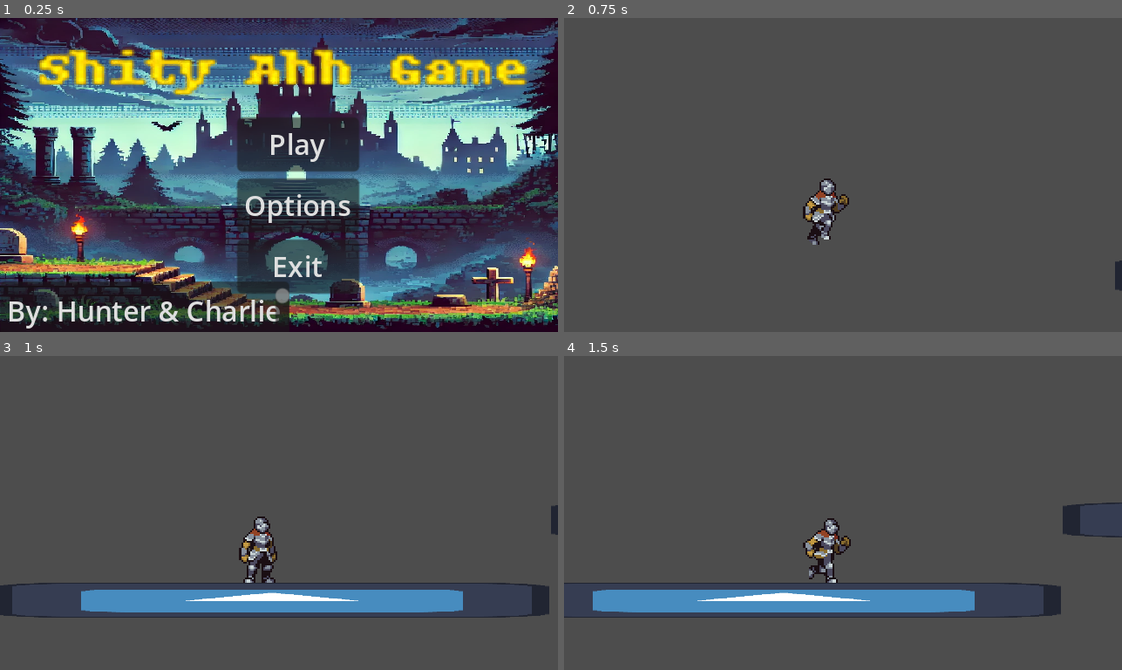
Above: before the commit, frames 1-4 (two rows, left to right).
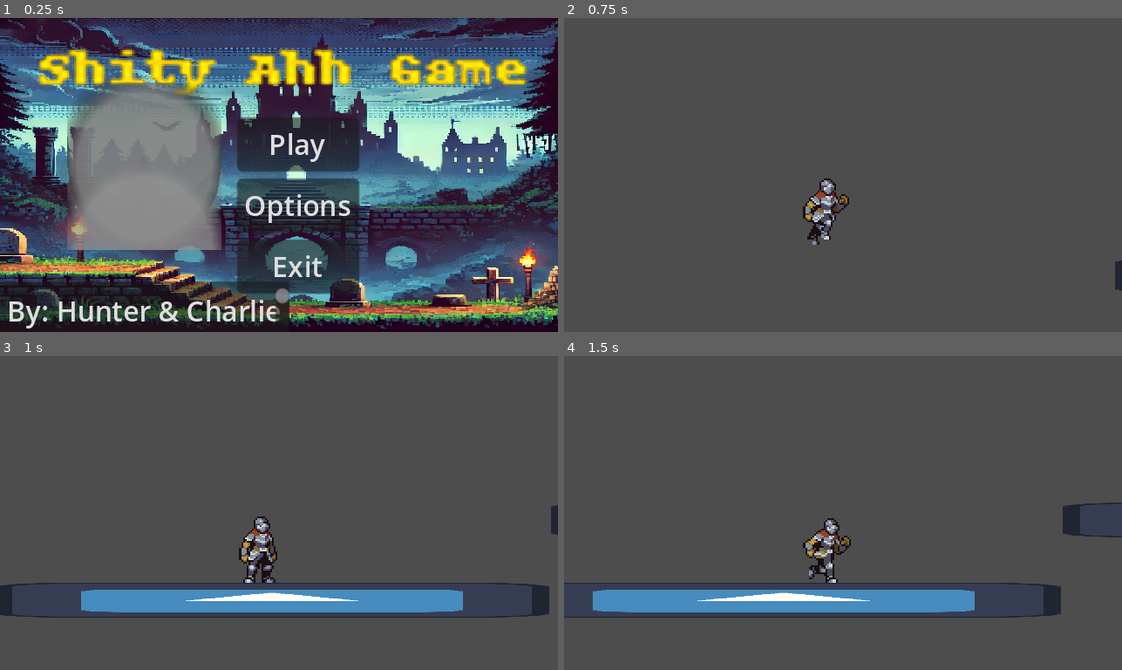
Above: after the commit, the same moments.

Repository: HunterB88/godot-4-platformer
Game: Godot game, scene res://scenes/menu.tscn
Two runs of this game, one before a commit and one after it. Both use one fixed random seed, a clock stepped at 60 frames per second and the inputs below. The engine's default icon, where the game draws it, is replaced by a stand-in: a white triangle on a blue panel in a dark square.
Inputs (mouse positions are in pixels of both pictures, inside the frame that each line leads up to):
- Up to frame 1 (0.25 s): no input
- Up to frame 2 (0.75 s): click "Play" at 0.5 s
- Up to frame 3 (1 s): no input
- Up to frame 4 (1.5 s): move the mouse to (965, 497) at 1.27 s; hold D (right) from 1.28 s (still down); click (965, 497) at 1.35 s

The runs differ from the first frame. In frame 1, 14% of the frame differs, in the area x 12-40%, y 20-74%; in frame 2, nothing differs; in frame 3, nothing differs; in frame 4, nothing differs.

Commit message:
Changing code

Diff:
--- a/scenes/menu.tscn
+++ b/scenes/menu.tscn
@@ -57,6 +57,13 @@
 offset_bottom = 148.0
 text = "By: Hunter & Charlie"
 
+[node name="TextEdit2" type="TextEdit" parent="."]
+layout_mode = 0
+offset_right = 8.0
+offset_bottom = 8.0
+scale = Vector2(-11.0509, 12.0034)
+text = "Hello "
+
 [connection signal="pressed" from="MarginContainer/VBoxContainer/play" to="." method="_on_play_pressed"]
 [connection signal="pressed" from="MarginContainer/VBoxContainer/options" to="." method="_on_options_pressed"]
 [connection signal="pressed" from="MarginContainer/VBoxContainer/exit" to="." method="_on_exit_pressed"]
